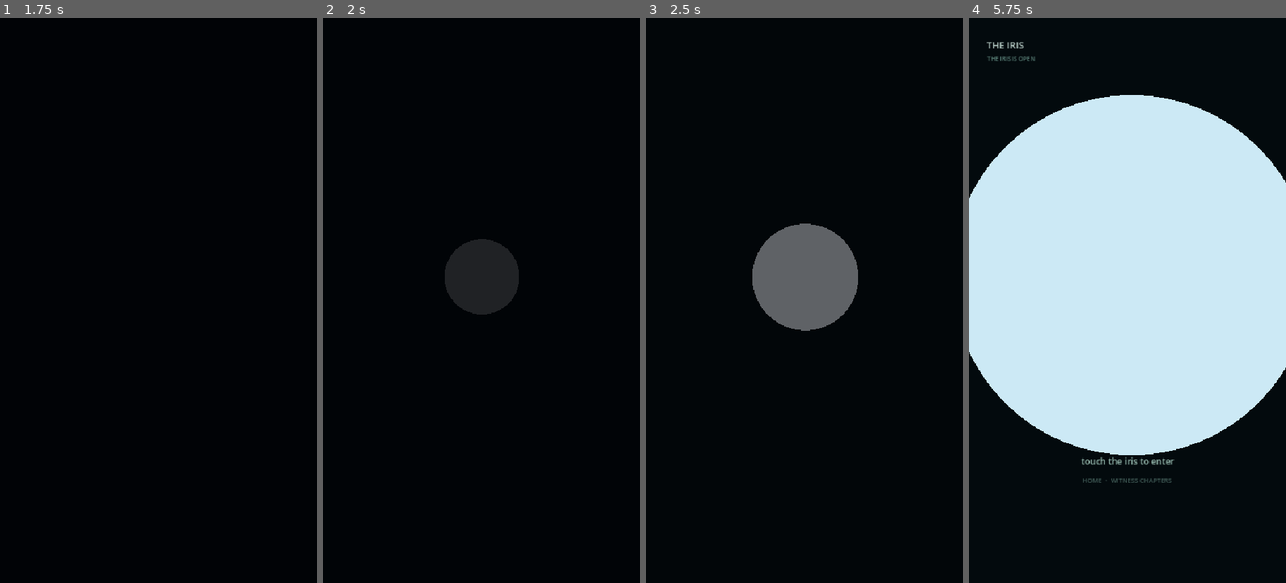
Above: before the commit, frames 1-4 (left to right).
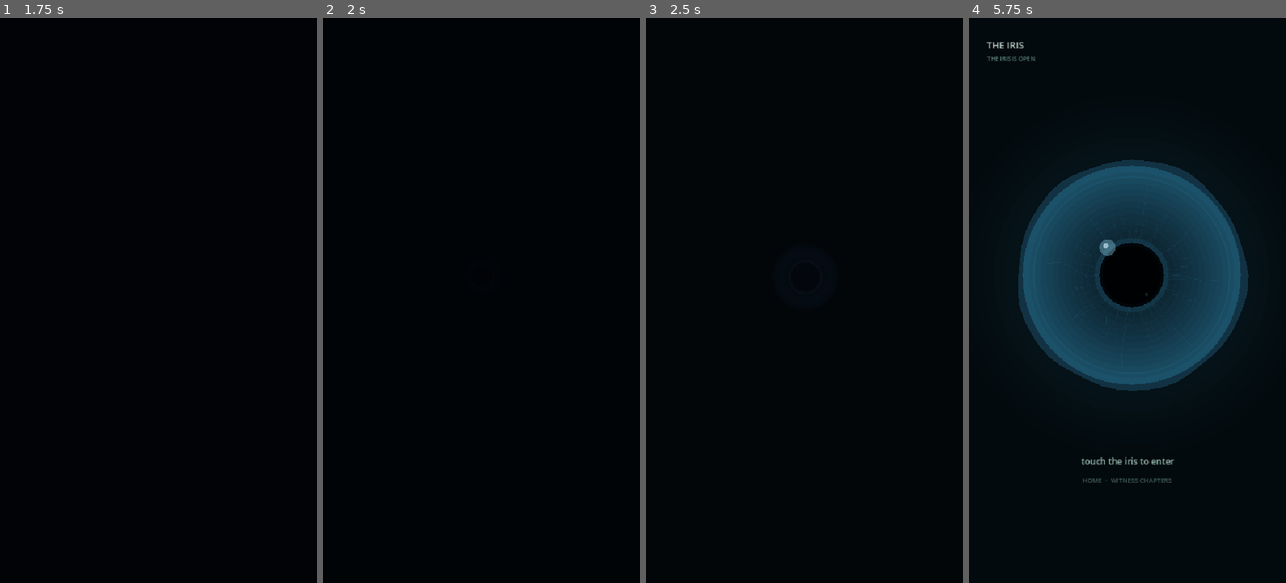
Above: after the commit, the same moments.

Repository: ITTYBITTYBITES/2SW-REIMAGINED
Game: Godot game, scene res://scenes/Application.tscn
Same seed, same stepped clock (60 frames per second), same inputs: the game is played once before the commit and once after it.
Inputs (mouse positions are in pixels of both pictures, inside the frame that each line leads up to):
- Up to frame 1 (1.75 s): tap Enter at 0.5 s; click (158, 300) at 0.67 s; tap Space at 1.25 s; click (158, 300) at 1.42 s
- Up to frame 2 (2 s): no input
- Up to frame 3 (2.5 s): move the mouse to (836, 176) at 2.02 s; click (836, 176) at 2.17 s
- Up to frame 4 (5.75 s): move the mouse to (1111, 413) at 2.77 s; click (1111, 413) at 2.92 s; move the mouse to (1222, 385) at 3.52 s; click (1222, 385) at 3.67 s; move the mouse to (1032, 215) at 4.27 s; click (1032, 215) at 4.42 s; move the mouse to (1143, 300) at 5.02 s; click (1143, 300) at 5.17 s

Frame 1 is identical in both runs. In frame 2, 2.5% of the frame differs, in the area x 38-62%, y 39-53%; in frame 3, 5.0%; in frame 4, 54%, in the area x 0-100%, y 13-78%.

Commit message:
FIX: remove atmosphere shader — actual root cause of white circle on real GPUs
The atmosphere shader sampled TEXTURE on LivingIris, which is a _draw()-
based Control with no texture. In Godot 4, texture(TEXTURE, UV) on a node
without a texture is UNDEFINED — returns black on software renderers (why
my captures looked fine) but SOLID WHITE on real GPUs (what you see).

The shader then modulated that white: mix(white, tint, ~0.3) = still white.
Result: opaque white circle on any real GPU.

This is why fresh clones, fresh imports, renderer changes, and cache clears
never fixed it — the bug is in the shader logic itself.

Fix: remove the atmosphere shader from LivingIris entirely. The procedural
_draw() already produces all visual content (mood-driven colors, 200+ fibers,
concave bowl depth, eyelid shutters, noise undulation, glow, breath). No
CanvasItem post-process shader is needed or safe for a _draw() node.

All V4.0 high-fidelity features preserved. All mood palette/state machine
logic preserved. Clean compile, all tests green.

Diff:
--- a/the_iris/scripts/iris/LivingIris.gd
+++ b/the_iris/scripts/iris/LivingIris.gd
@@ -48,7 +48,9 @@
 func _ready() -> void:
 	mouse_filter = Control.MOUSE_FILTER_IGNORE
 	set_anchors_and_offsets_preset(Control.PRESET_FULL_RECT)
-	_attach_atmosphere_shader()
+	# Atmosphere shader intentionally NOT attached — it samples TEXTURE on a
+	# _draw()-based Control which returns solid white on real GPUs (white-circle bug).
+	# All visuals are handled directly in _draw() with mood-driven colors.
 	_init_noise()
 
 func _init_noise() -> void:
@@ -60,11 +62,7 @@
 	_noise.fractal_gain = 0.5
 
 func _attach_atmosphere_shader() -> void:
-	var shader := load("res://shaders/iris_atmosphere.gdshader")
-	if shader is Shader:
-		_atmosphere_shader = ShaderMaterial.new()
-		_atmosphere_shader.shader = shader
-		material = _atmosphere_shader
+	pass  # Deprecated — white-circle bug on real GPUs.
 
 func set_core(value: IrisCore) -> void:
 	core = value
@@ -83,12 +81,7 @@
 	queue_redraw()
 
 func _push_atmosphere_uniforms() -> void:
-	if _atmosphere_shader == null:
-		return
-	_atmosphere_shader.set_shader_parameter("base_color", behavior.get("mood_base_color", Color.BLACK))
-	_atmosphere_shader.set_shader_parameter("glow_color", behavior.get("mood_glow_color", Color.BLACK))
-	_atmosphere_shader.set_shader_parameter("energy_intensity", float(behavior.get("mood_energy", 0.0)))
-	_atmosphere_shader.set_shader_parameter("time", elapsed)
+	pass  # Deprecated — no shader. All visuals in _draw().
 
 # Per-frame mood color cache (set in _process, read by the draw helpers).
 var _mood_base := Color(0.02, 0.03, 0.055)
